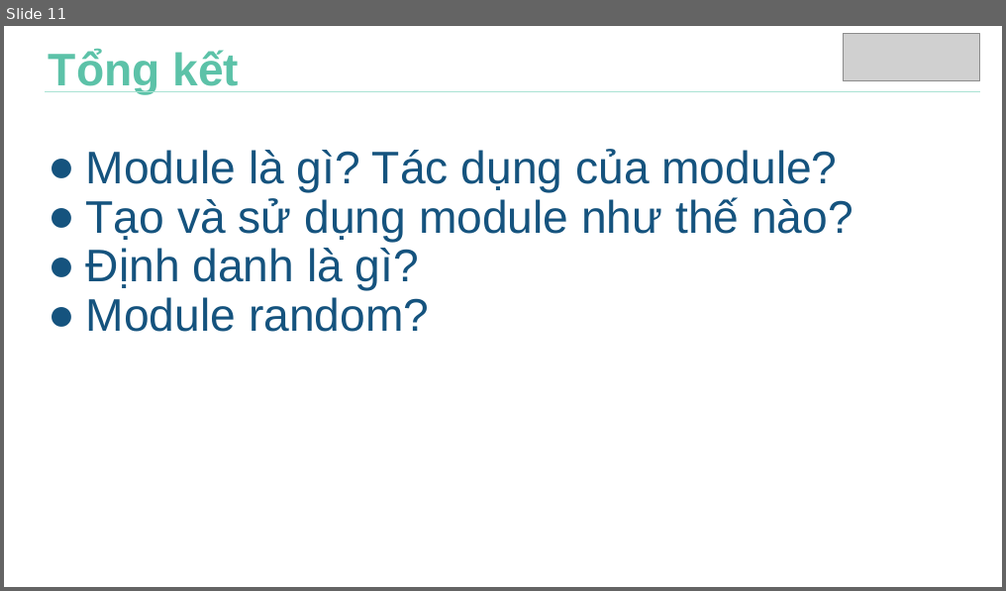
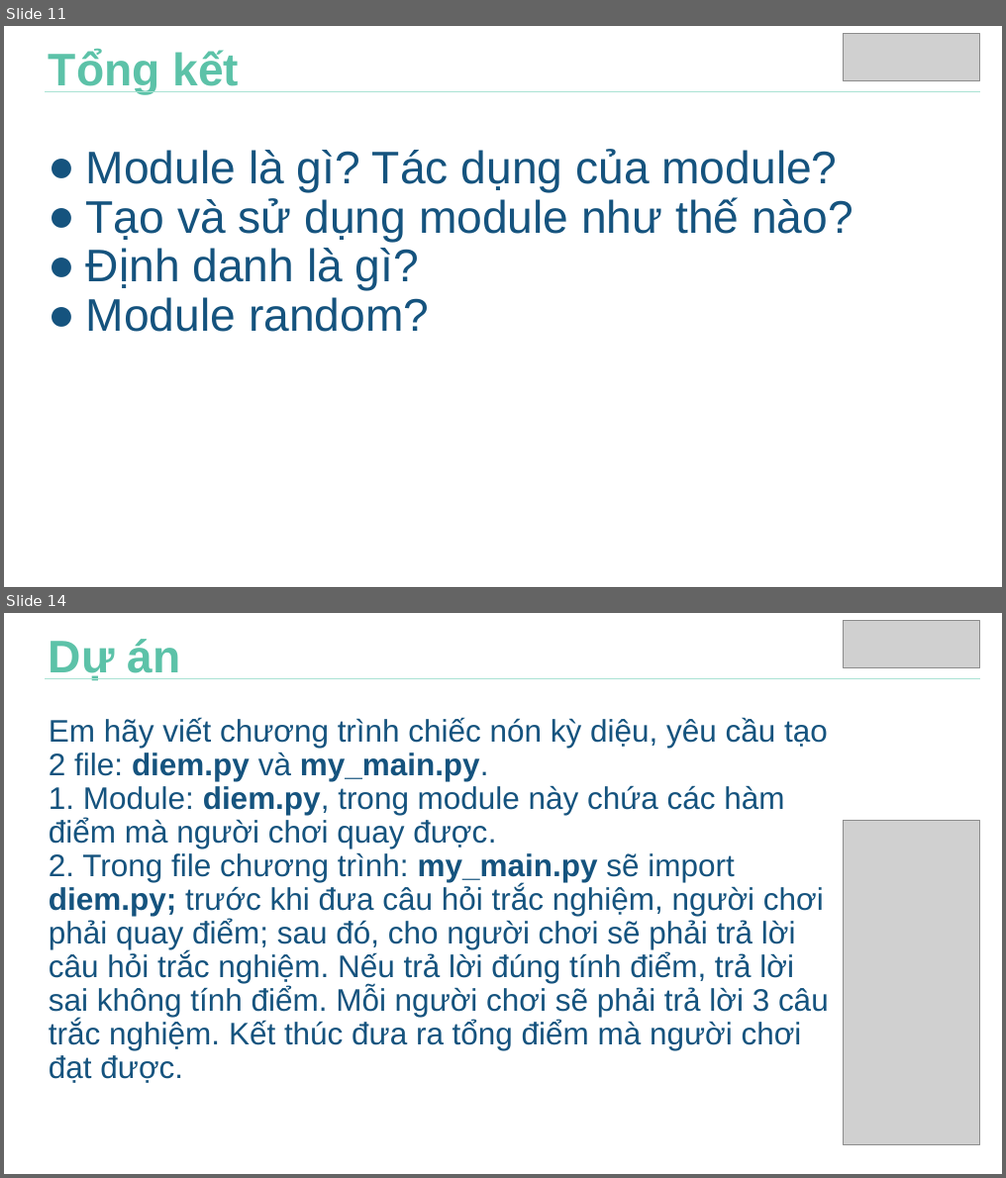
Before and after one commit to thaycacac/kids-dev, a slide deck: lv2/chapter3/Chapter3.pptx. Shown one above the other, each under a label of ours: slide 11 before the commit, slides 11 and 14 after it; the slides between them are not shown. The pictures are 1006x591 and 1006x1178 pixels, drawn with LibreOffice and Linux fonts; fonts in the diff are those of the drawing; grey boxes stand for pictures; background and template pictures are left out. Boxes give left, top, right and bottom in pixels: in the first picture for what was removed or moved away, otherwise in the second. Text is boxed around its words. In the diff, an @@ line names an element or a change of style, - is before the commit and + after.

```diff
--- a/lv2/chapter3/Chapter3.pptx
+++ b/lv2/chapter3/Chapter3.pptx
@@ slide 14 added at (4, 613, 1002, 1174), background picture (left out) @@
@@ title added at (49, 639, 829, 1083), 30 pt, text #15537E @@
+Dự án
+Em hãy viết chương trình chiếc nón kỳ diệu, yêu cầu tạo 2 file: diem.py và my_main.py.
+1. Module: diem.py, trong module này chứa các hàm điểm mà người chơi quay được.
+2. Trong file chương trình: my_main.py sẽ import diem.py; trước khi đưa câu hỏi trắc nghiệm, người chơi phải quay điểm; sau đó, cho người chơi sẽ phải trả lời câu hỏi trắc nghiệm. Nếu trả lời đúng tính điểm, trả lời sai không tính điểm. Mỗi người chơi sẽ phải trả lời 3 câu trắc nghiệm. Kết thúc đưa ra tổng điểm mà người chơi đạt được.
@@ picture added at (844, 621, 980, 667) @@
@@ line added from (980, 679) to (45, 679), #AAE2D3 0.75 pt @@
@@ picture added at (844, 820, 980, 1146) @@
```
Also in this commit, not shown: 2 other slides added, 2 other files.
